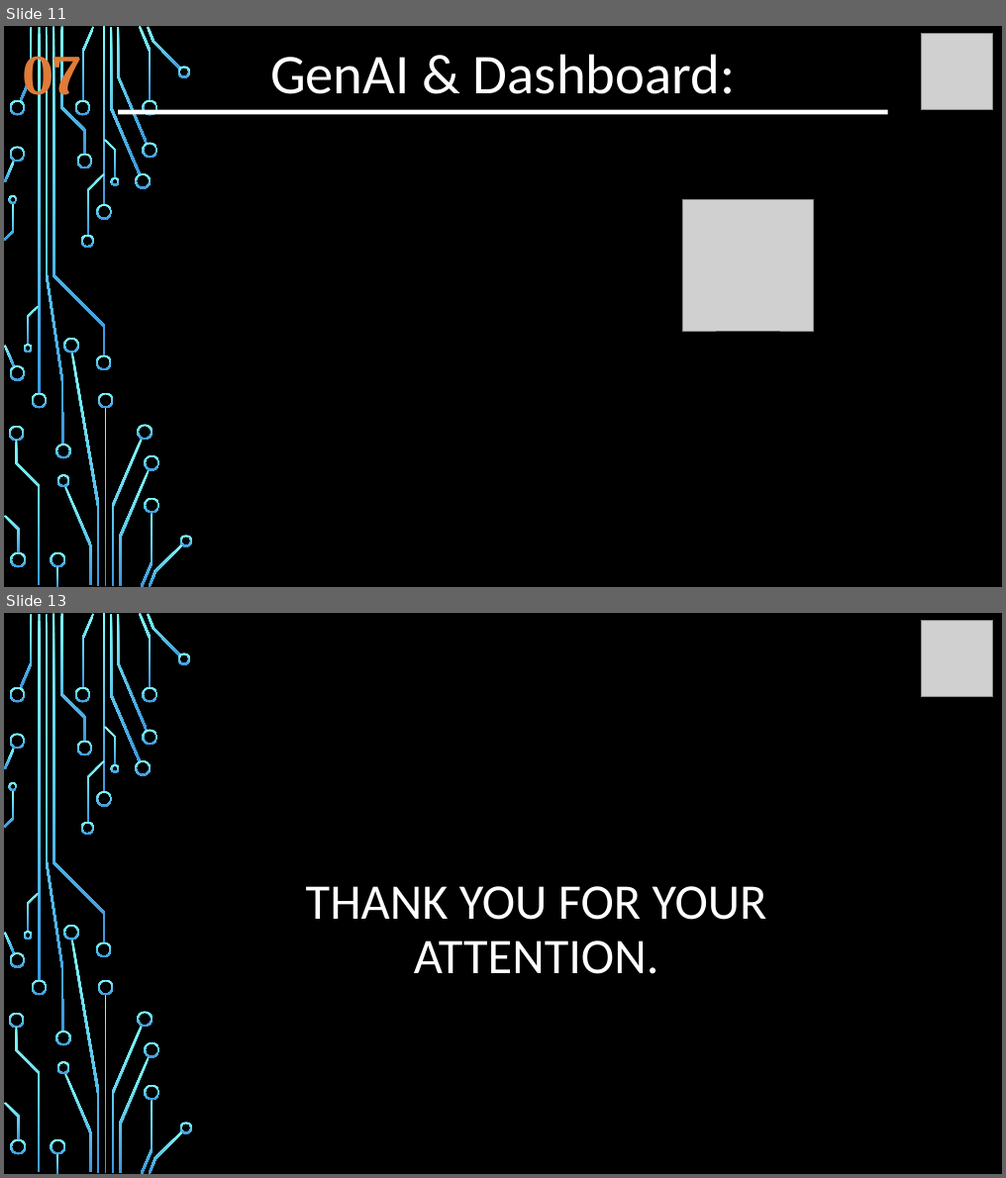
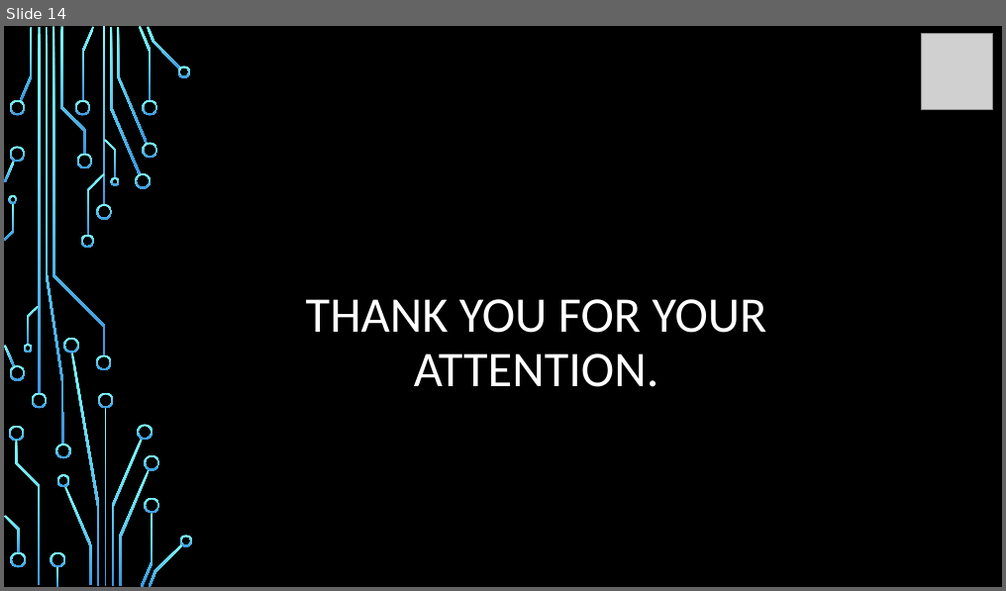
Before and after one commit to auli13/project-ds-end-to-end-v2, a slide deck: FPM.pptx. Shown one above the other, each under a label of ours: slides 11 and 13 before the commit, slide 14 after it; the slides between them are not shown. The pictures are 1006x1178 and 1006x591 pixels, drawn with LibreOffice and Linux fonts; fonts in the diff are those of the drawing; grey boxes stand for pictures; background and template pictures are left out. Boxes give left, top, right and bottom in pixels: in the first picture for what was removed or moved away, otherwise in the second. Text is boxed around its words. In the diff, an @@ line names an element or a change of style, - is before the commit and + after.

```diff
--- a/FPM.pptx
+++ b/FPM.pptx
@@ slide 11 removed at (4,26,1002,587), background picture (left out); not listed: 54 template elements that a slide beside it also shows @@
@@ text removed at (23,43,80,107) @@
-07
@@ text removed at (270,54,736,94) @@
-GenAI & Dashboard:
@@ picture removed at (921,33,992,110) @@
@@ rectangle removed at (118,110,887,114) @@
@@ picture removed at (683,200,814,332) @@
@@ what was slide 13 is now slide 14 @@
```
Also in this commit, not shown: 9 slides changed, 3 slides added, 1 other slide removed, 3 other files.
